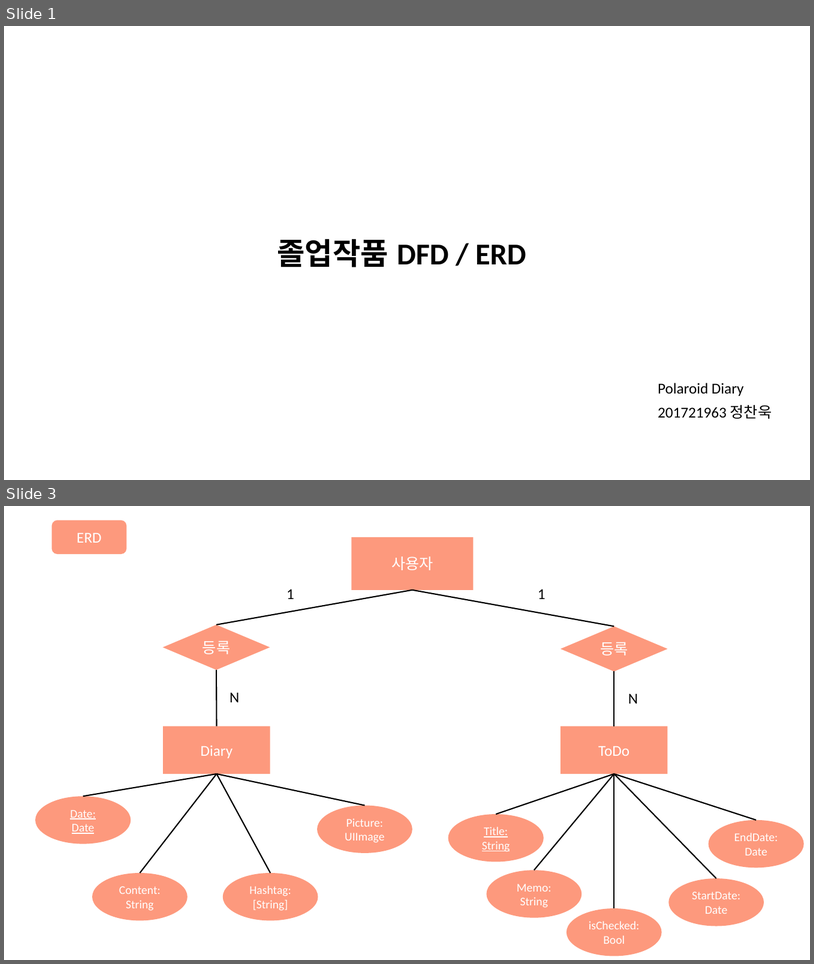
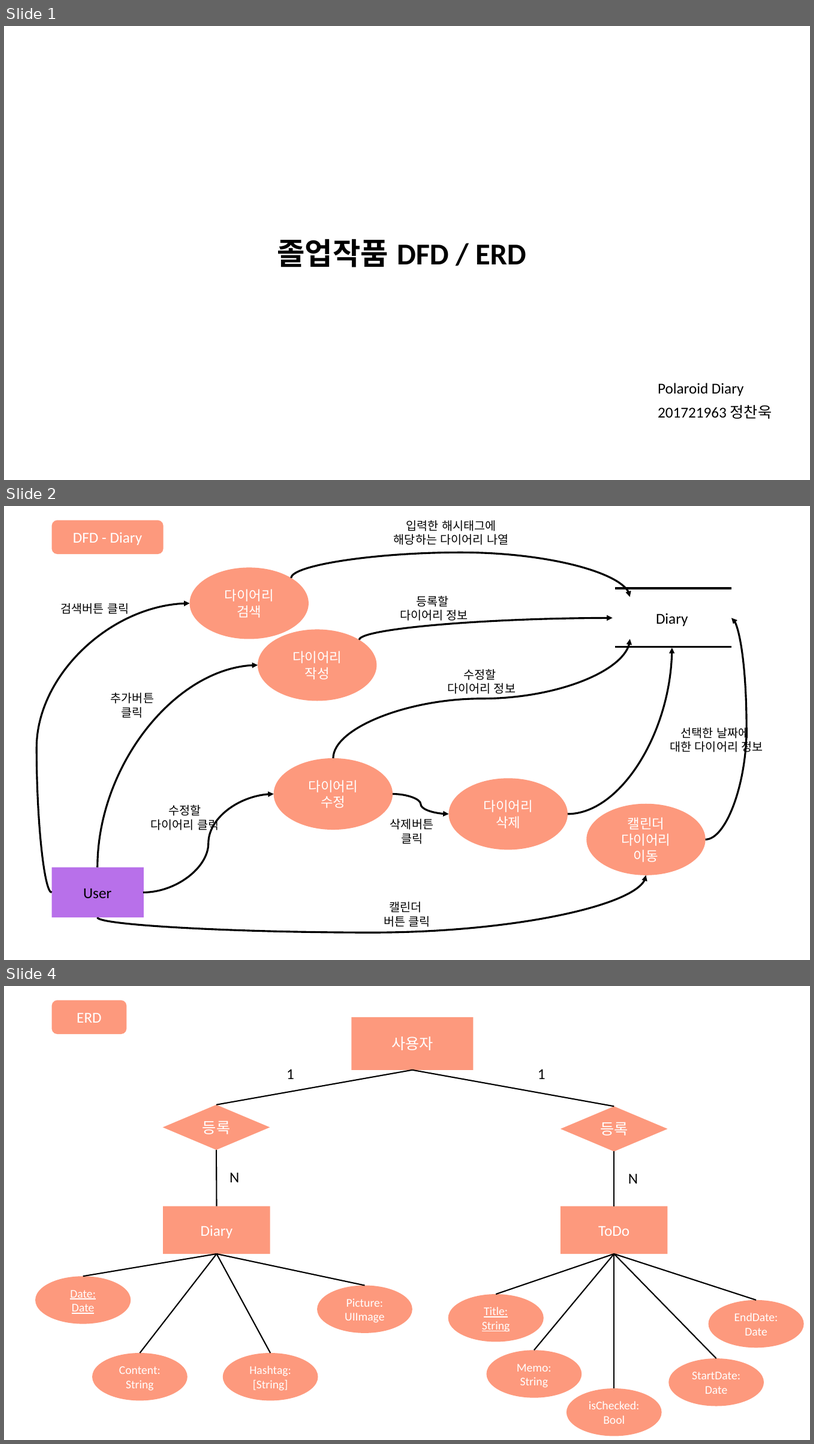
Before and after one commit to chaeHaram/University, a slide deck: 4-1/소프트웨어 종합설계/10주차/졸업작품 DFD : ERD.pptx. Shown one above the other, each under a label of ours: slides 1 and 3 before the commit, slides 1, 2 and 4 after it; the slides between them are not shown. The pictures are 814x964 and 814x1444 pixels, drawn with LibreOffice and Linux fonts; fonts in the diff are those of the drawing. Boxes give left, top, right and bottom in pixels: in the first picture for what was removed or moved away, otherwise in the second. Text is boxed around its words. In the diff, an @@ line names an element or a change of style, - is before the commit and + after.

```diff
--- a/4-1/소프트웨어 종합설계/10주차/졸업작품 DFD : ERD.pptx
+++ b/4-1/소프트웨어 종합설계/10주차/졸업작품 DFD : ERD.pptx
@@ slide 2 added at (4, 506, 810, 960), background #FFFFFF @@
@@ rounded rectangle added at (52, 520, 164, 554), fill #FD997D, 18 pt, text #FFFFFF @@
+DFD - Diary
@@ text added at (394, 520, 509, 545), 14 pt, text #000000 @@
+입력한 해시태그에
+해당하는 다이어리 나열
@@ curved arrow added from (291, 578) to (630, 597), #000000 2.25 pt @@
@@ ellipse added at (190, 568, 309, 639), fill #FD997D, 16 pt, text #FFFFFF @@
+다이어리 검색
@@ text added at (400, 595, 468, 623), 14 pt, text #000000 @@
+등록할
+다이어리 정보
@@ ellipse added at (613, 588, 732, 648), fill #FFFFFF, 18 pt, text #000000 @@
+Diary
@@ line added from (615, 588) to (732, 588), #000000 2.25 pt @@
@@ curved arrow added from (52, 892) to (190, 603), #000000 2.25 pt @@
@@ text added at (60, 603, 129, 614), 14 pt, text #000000 @@
+검색버튼 클릭
@@ ellipse added at (258, 630, 377, 701), fill #FD997D, 16 pt, text #FFFFFF @@
+다이어리 작성
@@ curved arrow added from (360, 640) to (613, 618), #000000 2.25 pt @@
@@ curved arrow added from (706, 840) to (732, 618), #000000 2.25 pt @@
@@ curved arrow added from (333, 758) to (630, 639), #000000 2.25 pt @@
@@ curved arrow added from (569, 814) to (672, 648), #000000 2.25 pt @@
@@ line added from (615, 646) to (732, 646), #000000 2.25 pt @@
@@ curved arrow added from (98, 867) to (258, 665), #000000 2.25 pt @@
@@ text added at (447, 669, 516, 696), 14 pt, text #000000 @@
+수정할
+다이어리 정보
@@ text added at (111, 692, 154, 718), 14 pt, text #000000 @@
+추가버튼
+클릭
@@ text added at (670, 725, 764, 754), 14 pt, text #000000 @@
+선택한 날짜에
+대한 다이어리 정보
@@ ellipse added at (274, 758, 393, 829), fill #FD997D, 16 pt, text #FFFFFF @@
+다이어리 수정
@@ ellipse added at (449, 778, 569, 850), fill #FD997D, 16 pt, text #FFFFFF @@
+다이어리 삭제
@@ curved arrow added from (143, 892) to (274, 794), #000000 2.25 pt @@
@@ text added at (151, 804, 219, 832), 14 pt, text #000000 @@
+수정할
+다이어리 클릭
@@ curved arrow added from (393, 794) to (449, 814), #000000 2.25 pt @@
@@ ellipse added at (587, 804, 707, 875), fill #FD997D, 16 pt, text #FFFFFF @@
+캘린더
+다이어리 이동
@@ text added at (390, 818, 434, 844), 14 pt, text #000000 @@
+삭제버튼
+클릭
@@ rectangle added at (52, 867, 144, 918), fill #B870EA @@
@@ ellipse added at (52, 867, 143, 918), 18 pt, text #000000 @@
+User
@@ curved arrow added from (98, 918) to (647, 875), #000000 2.25 pt @@
@@ text added at (384, 901, 431, 927), 14 pt, text #000000 @@
+캘린더
+버튼 클릭
@@ what was slide 3 is now slide 4 @@
```
Also in this commit, not shown: 1 other slide added, 1 slide removed, 1 other file.
